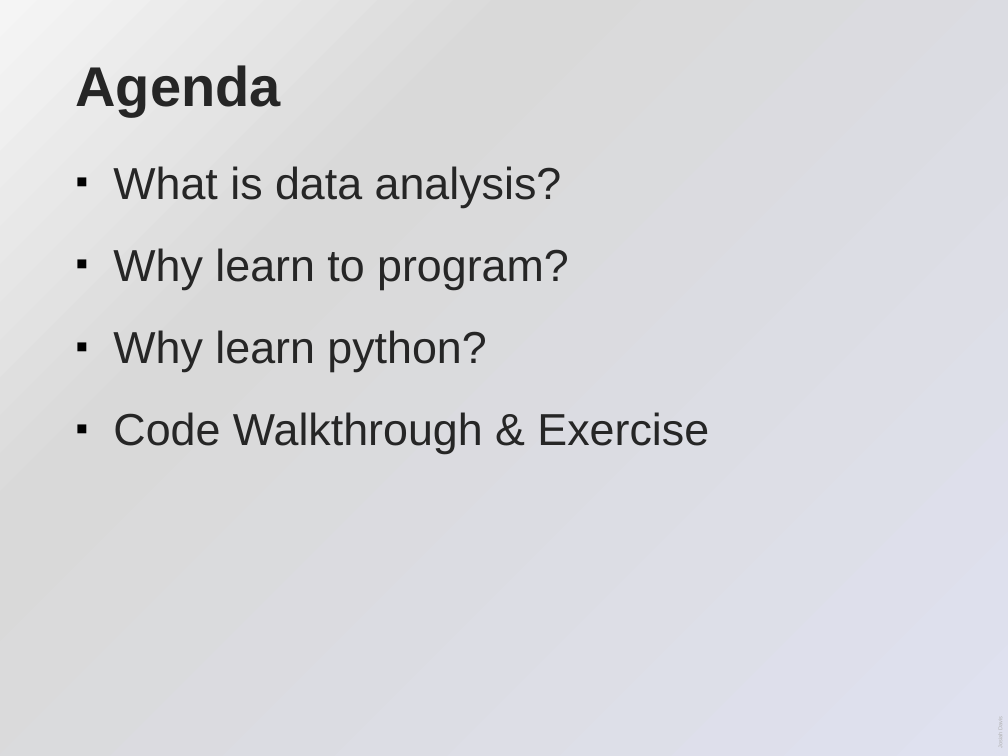
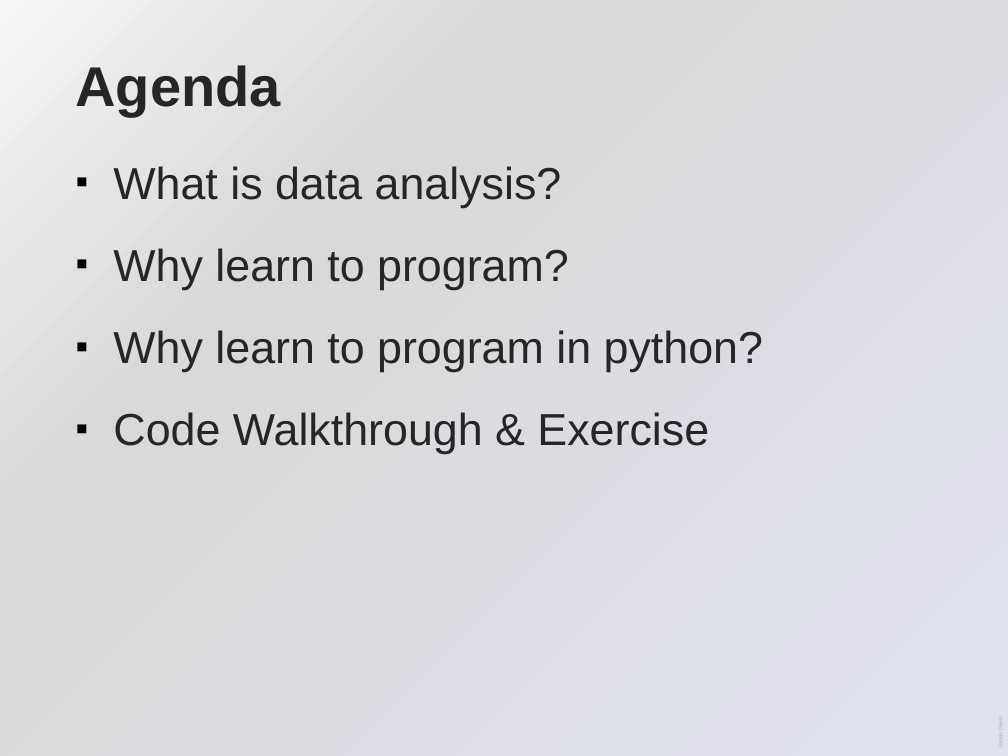
Before and after one commit to josiahdavis/python_data_analysis, a slide deck: slide 2 of python_data_analysis.pptx. Drawn at 1008x756 pixels with LibreOffice and Linux fonts; fonts in the diff are those of the drawing. Boxes give left, top, right and bottom in pixels: in the first picture for what was removed or moved away, otherwise in the second. Text is boxed around its words. In the diff, an @@ line names an element or a change of style, - is before the commit and + after.

```diff
--- a/python_data_analysis.pptx
+++ b/python_data_analysis.pptx
@@ text at [113, 330, 763, 372]: text changed @@
-▪ Why learn python?
+▪ Why learn to program in python?
```
Also in this commit, not shown: 1 other slide changed, 1 slide removed.
